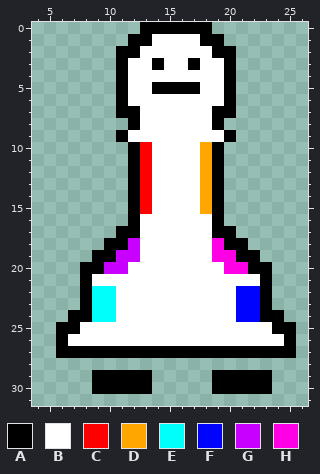
Two states of a pixel-art sprite, Assets/Sprites/Monsters Spritesheets/Monster2.png. Above, as it was before the edit.
The file is 32x32 pixels. Shown: x 4..26, y 0..31.
Palette (. is transparent): A #000000  B #ffffff  C #ff0000  D #ffa600  E #00fffb  F #0004ff  G #c800ff  H #ff00e6
Pixels before, first column x 6:
 0 .......AAAAAA.......
 1 ......AABBBBAA......
 2 .....AABBBBBBAA.....
 3 .....ABBABBABBA.....
 4 .....ABBBBBBBBA.....
 5 .....ABBAAAABBA.....
 6 .....ABBBBBBBBA.....
 7 .....AABBBBBBAA.....
 8 ......ABBBBBBA......
 9 .....ABBBBBBBBA.....
10 ......ACBBBBDA......
11 ......ACBBBBDA......
12 ......ACBBBBDA......
13 ......ACBBBBDA......
14 ......ACBBBBDA......
15 ......ACBBBBDA......
16 ......ABBBBBBA......
17 .....AABBBBBBAA.....
18 ....AAGBBBBBBHAA....
19 ...AAGGBBBBBBHHAA...
20 ..AAGGBBBBBBBBHHAA..
21 ..ABBBBBBBBBBBBBBA..
22 ..AEEBBBBBBBBBBFFA..
23 ..AEEBBBBBBBBBBFFA..
24 .AAEEBBBBBBBBBBFFAA.
25 AABBBBBBBBBBBBBBBBAA
26 ABBBBBBBBBBBBBBBBBBA
27 AAAAAAAAAAAAAAAAAAAA
28 ....................
29 ...AAAAA.....AAAAA..
30 ...AAAAA.....AAAAA..
The result:
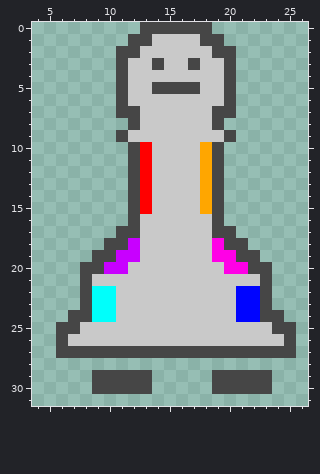
Diff:
colour A: #000000 -> #464646
colour B: #ffffff -> #c9c9c9
Boxes around the changes in both pictures, in picture pixels (x1, y1, x2, y2):
changed: (56, 22, 296, 394)
